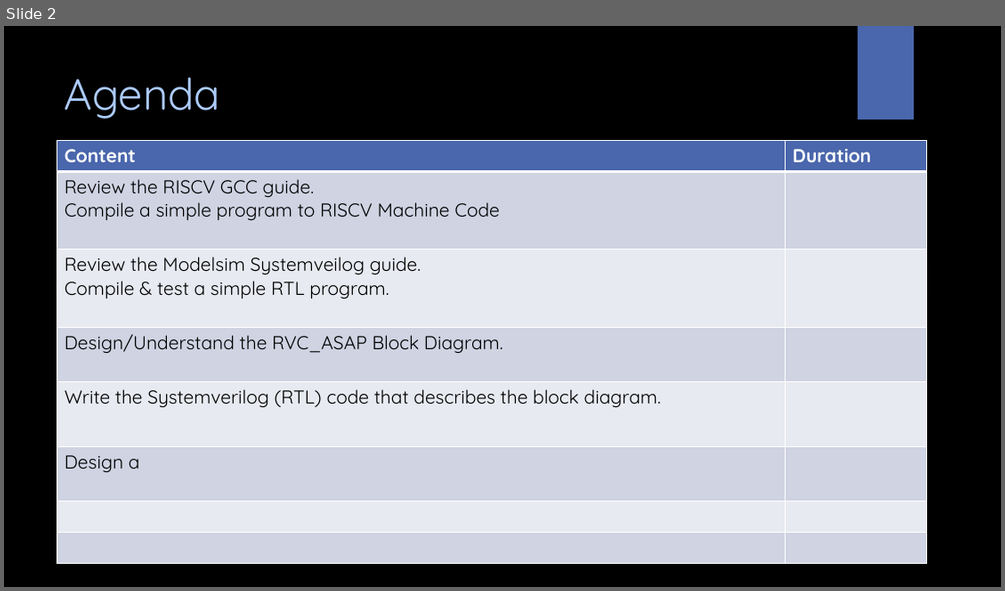
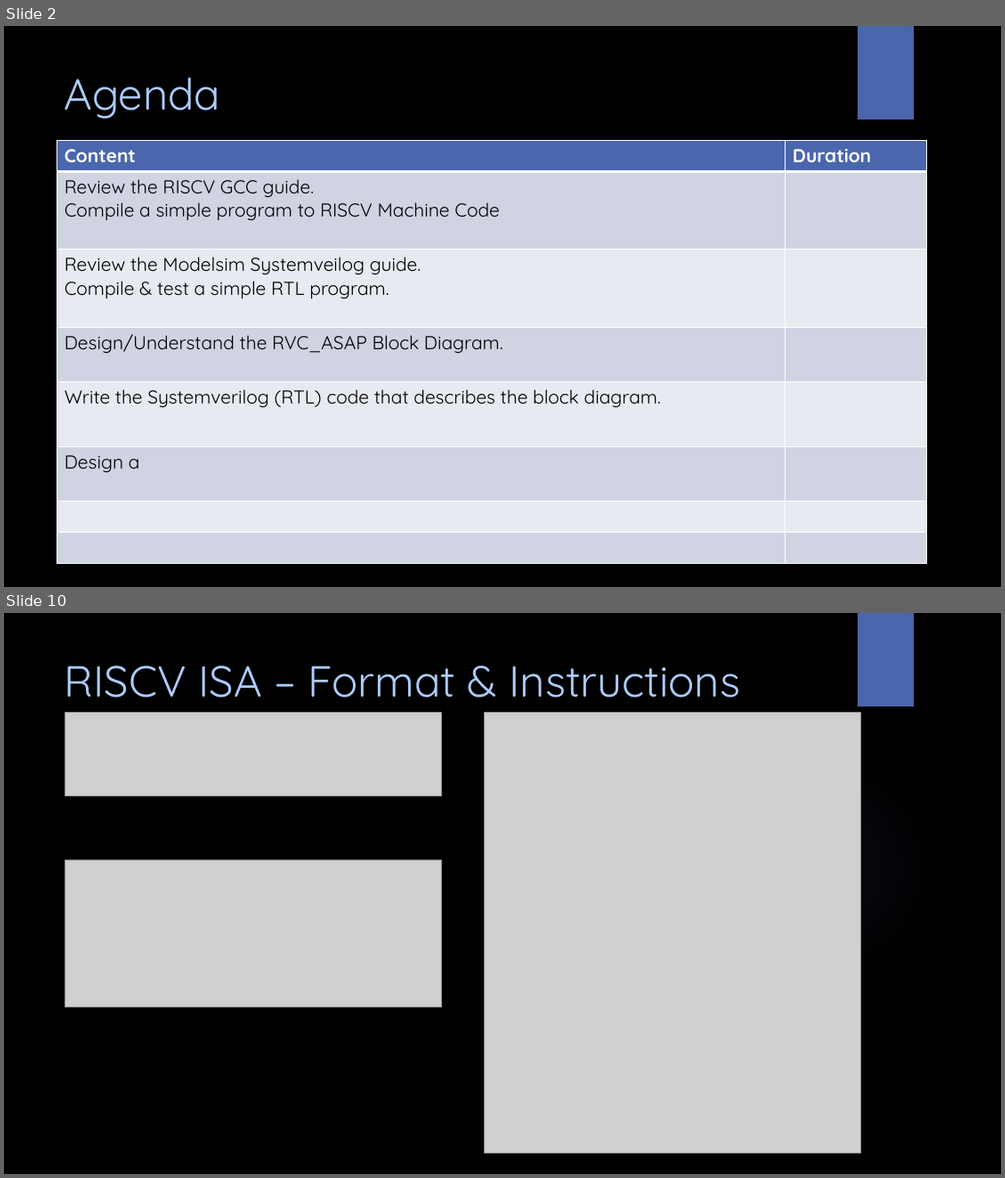
Before and after one commit to amichai-bd/rvc_asap, a slide deck: doc/rvc_asap.pptx. Shown one above the other, each under a label of ours: slide 2 before the commit, slides 2 and 10 after it; the slides between them are not shown. The pictures are 1005x591 and 1005x1178 pixels, drawn with LibreOffice and Linux fonts; fonts in the diff are those of the drawing; grey boxes stand for pictures; background and template pictures are left out. Boxes give left, top, right and bottom in pixels: in the first picture for what was removed or moved away, otherwise in the second. Text is boxed around its words. In the diff, an @@ line names an element or a change of style, - is before the commit and + after.

```diff
--- a/doc/rvc_asap.pptx
+++ b/doc/rvc_asap.pptx
@@ slide 10 added at (x1=4, y1=613, x2=1001, y2=1174), background picture (left out); not listed: 2 template elements that a slide beside it also shows @@
@@ title added at (x1=65, y1=666, x2=741, y2=698), 42 pt, text #ACCBF9 @@
+RISCV ISA – Format & Instructions
@@ picture added at (x1=65, y1=713, x2=442, y2=796) @@
@@ picture added at (x1=484, y1=713, x2=860, y2=1153) @@
@@ picture added at (x1=65, y1=860, x2=442, y2=1007) @@
```
Also in this commit, not shown: 2 slides changed, 31 other slides added, 3 other files.
